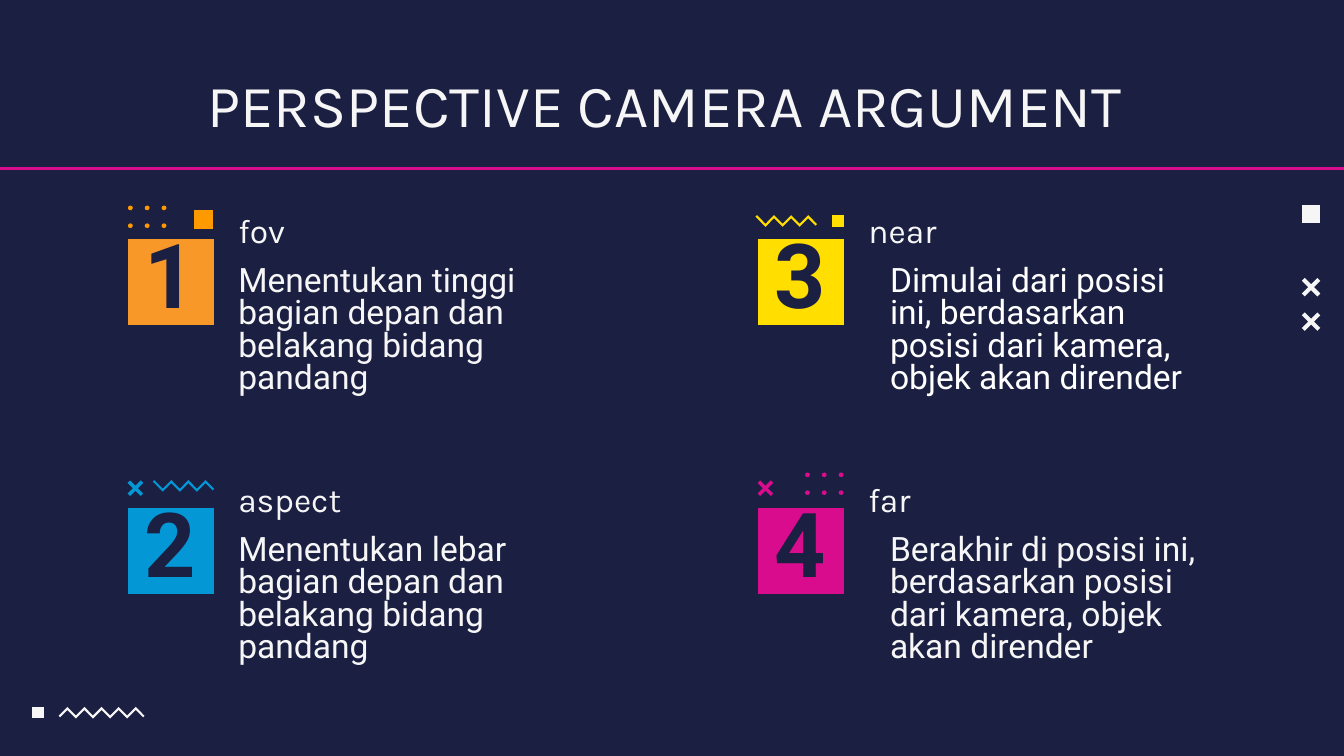
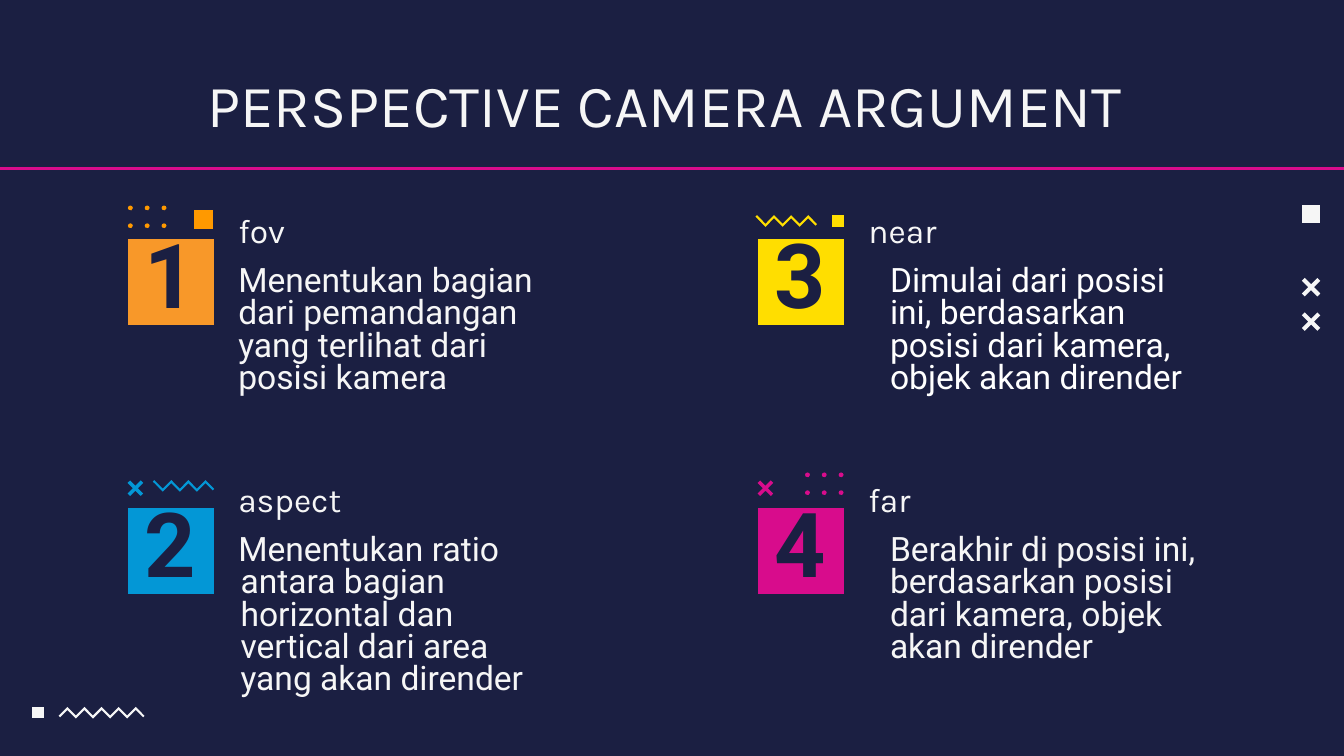
Before and after one commit to Grafkom-2020-C/presentasi-threejs-topik1, a slide deck: slide 18 of Grafkom-Topik1.pptx. Drawn at 1344x756 pixels with LibreOffice and Linux fonts; fonts in the diff are those of the drawing. Boxes give left, top, right and bottom in pixels: in the first picture for what was removed or moved away, otherwise in the second. Text is boxed around its words. In the diff, an @@ line names an element or a change of style, - is before the commit and + after.

Commit message:
Komponen Dasar Pembuatan Pemandangan 3-Dimensi

```diff
--- a/Grafkom-Topik1.pptx
+++ b/Grafkom-Topik1.pptx
@@ subtitle at bbox=[238, 266, 533, 396]: text changed @@
-Menentukan tinggi bagian depan dan belakang bidang pandang
+Menentukan bagian dari pemandangan yang terlihat dari posisi kamera
@@ subtitle at bbox=[238, 535, 524, 697]: text changed @@
-Menentukan lebar bagian depan dan belakang bidang pandang
+Menentukan ratio antara bagian horizontal dan vertical dari area yang akan dirender
```
Also in this commit, not shown: 1 other slide changed, 1 other file.
